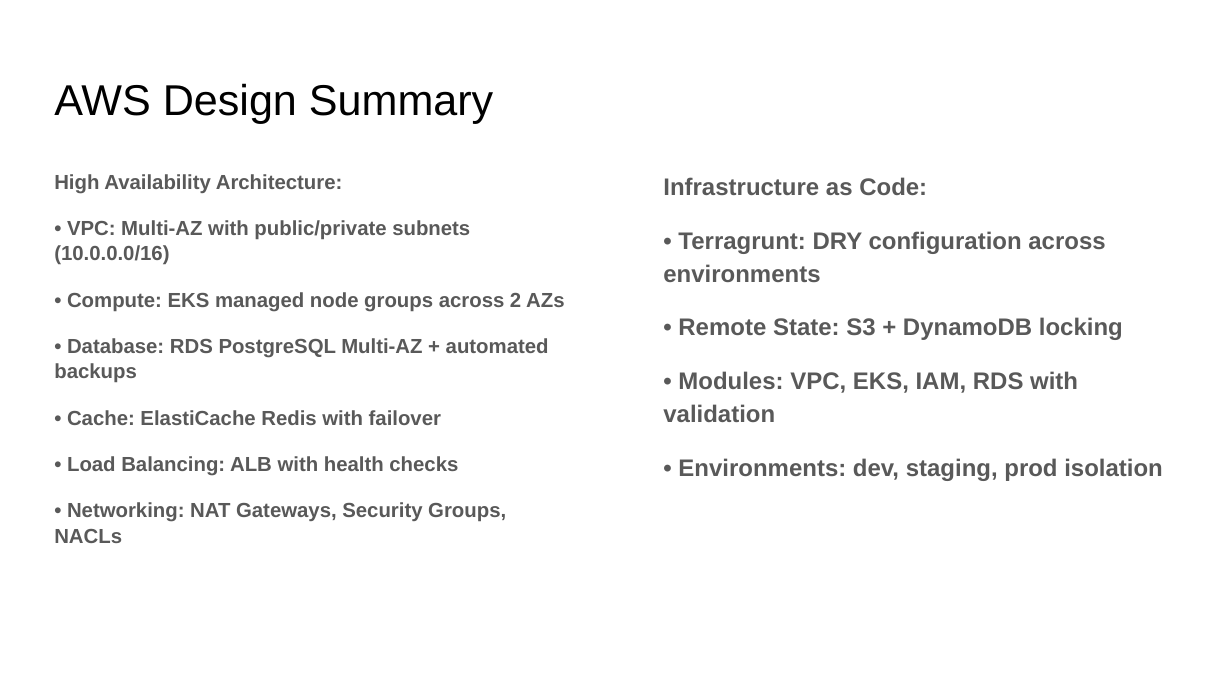
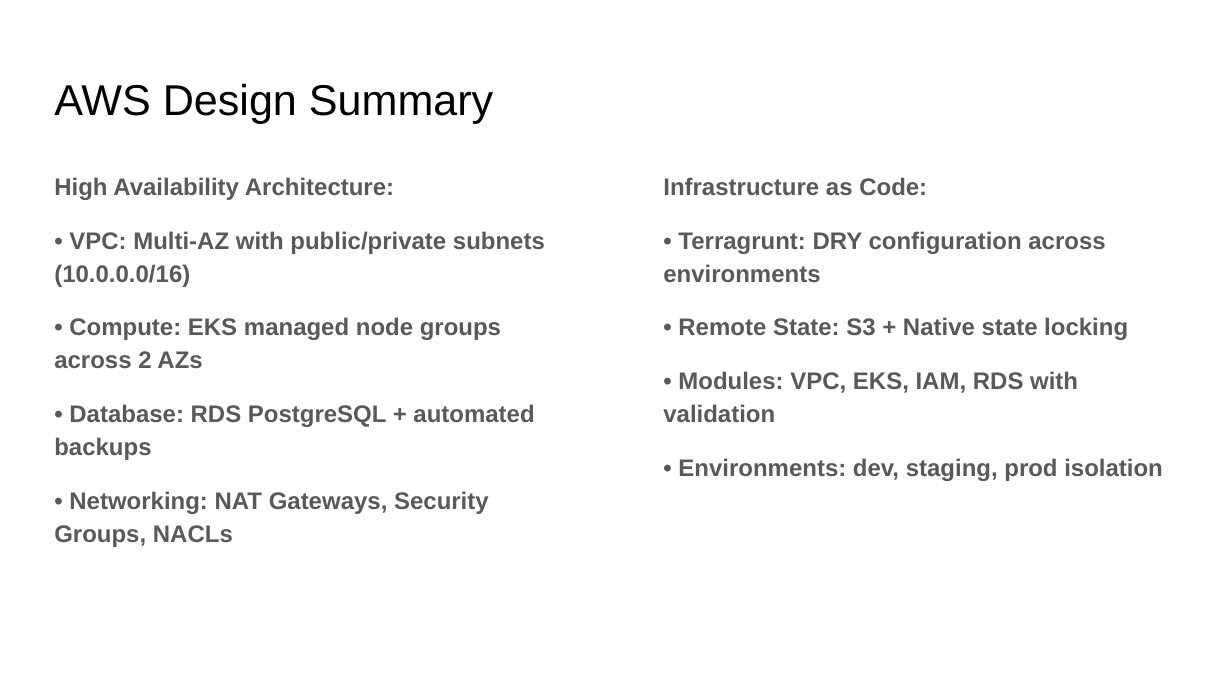
Before and after one commit to chiju/tbyte, a slide deck: slide 4 of docs/presentation.pptx. Drawn at 1232x693 pixels with LibreOffice and Linux fonts; fonts in the diff are those of the drawing. Boxes give left, top, right and bottom in pixels: in the first picture for what was removed or moved away, otherwise in the second. Text is boxed around its words. In the diff, an @@ line names an element or a change of style, - is before the commit and + after.

```diff
--- a/docs/presentation.pptx
+++ b/docs/presentation.pptx
@@ text at (54,177,545,547): size 11.9 to 14 pt in "High Availability Architecture:", "• VPC: Multi-AZ with public/private subnets (10.0.0.0/16)", "• Compute: EKS managed node groups across ...", "• Networking: NAT Gateways, Security Groups, NACLs"; line spacing 1.05 to 1.15 @@
@@ text at (678,317,1128,340): text changed @@
-• Remote State: S3 + DynamoDB locking
+• Remote State: S3 + Native state locking
@@ text at (54,404,534,460): text changed; size 11.9 to 14 pt @@
-• Database: RDS PostgreSQL Multi-AZ + automated backups
-• Cache: ElastiCache Redis with failover
-• Load Balancing: ALB with health checks
+• Database: RDS PostgreSQL + automated backups
```
Also in this commit, not shown: 5 other slides changed, 1 slide removed.
